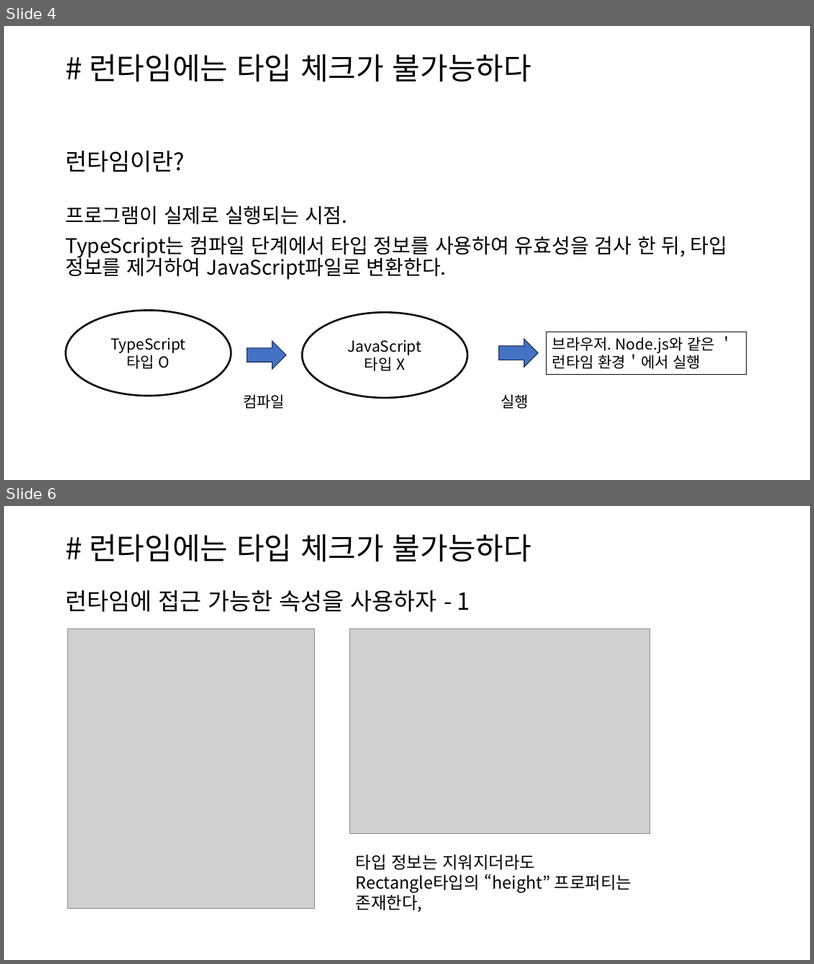
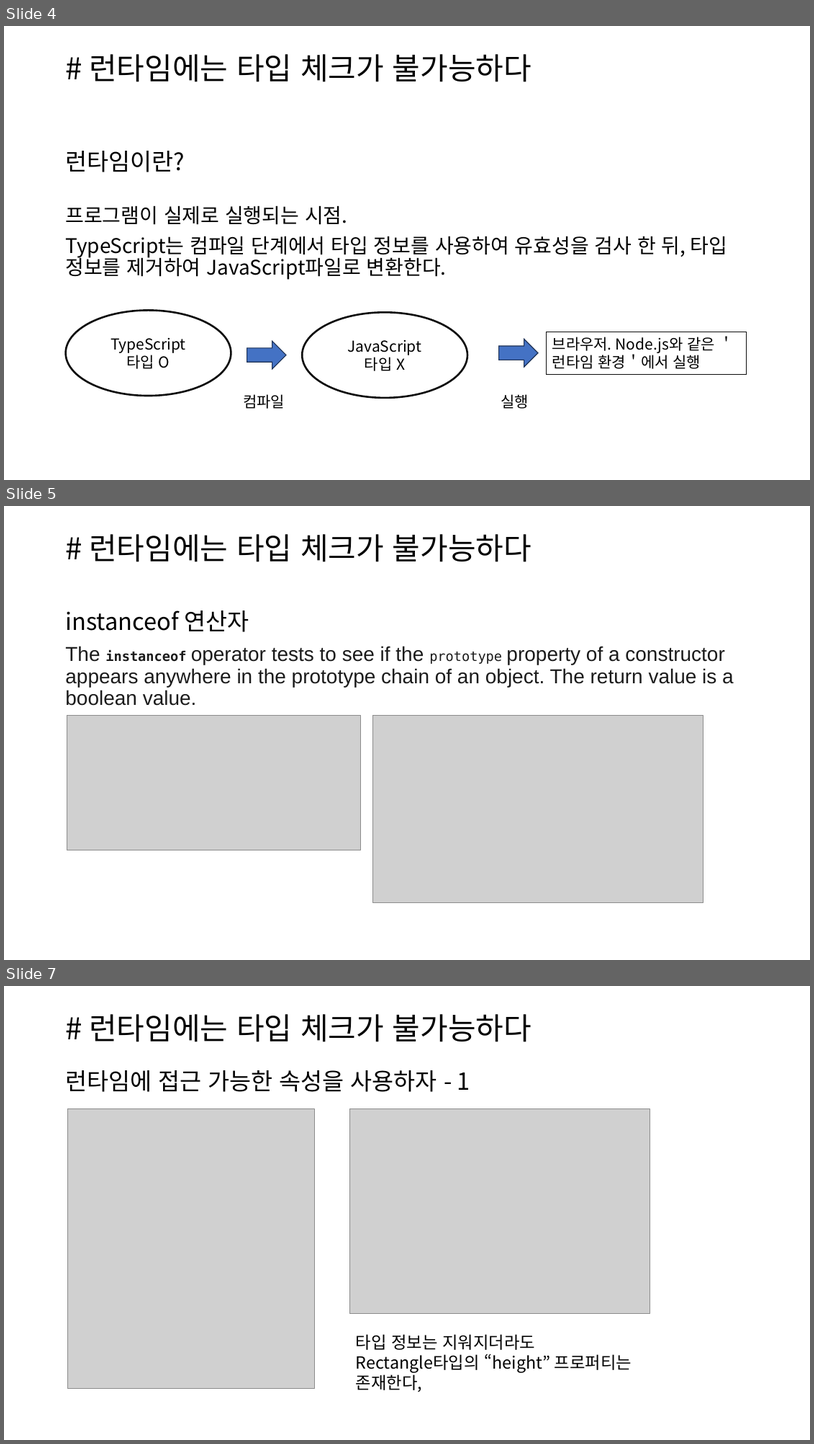
Before and after one commit to sejong-ts-study/effective-typescript, a slide deck: Ch_1_타입스크립트_알아보기/아이템3.pptx. Shown one above the other, each under a label of ours: slides 4 and 6 before the commit, slides 4, 5 and 7 after it; the slides between them are not shown. The pictures are 814x964 and 814x1444 pixels, drawn with LibreOffice and Linux fonts; fonts in the diff are those of the drawing; grey boxes stand for pictures. Boxes give left, top, right and bottom in pixels: in the first picture for what was removed or moved away, otherwise in the second. Text is boxed around its words. In the diff, an @@ line names an element or a change of style, - is before the commit and + after.

```diff
--- a/Ch_1_타입스크립트_알아보기/아이템3.pptx
+++ b/Ch_1_타입스크립트_알아보기/아이템3.pptx
@@ slide 5 added at box(4, 506, 810, 960), background #FFFFFF @@
@@ title added at box(89, 534, 532, 562), 36 pt, text #000000 @@
+# 런타임에는 타입 체크가 불가능하다
@@ text added at box(65, 610, 734, 705), 24 pt, text #1B1B1B @@
+instanceof 연산자
+The instanceof operator tests to see if the prototype property of a constructor appears anywhere in the prototype chain of an object. The return value is a boolean value.
@@ picture added at box(67, 716, 361, 850) @@
@@ picture added at box(373, 716, 703, 903) @@
@@ what was slide 6 is now slide 7 @@
```
Also in this commit, not shown: 1 other file.
